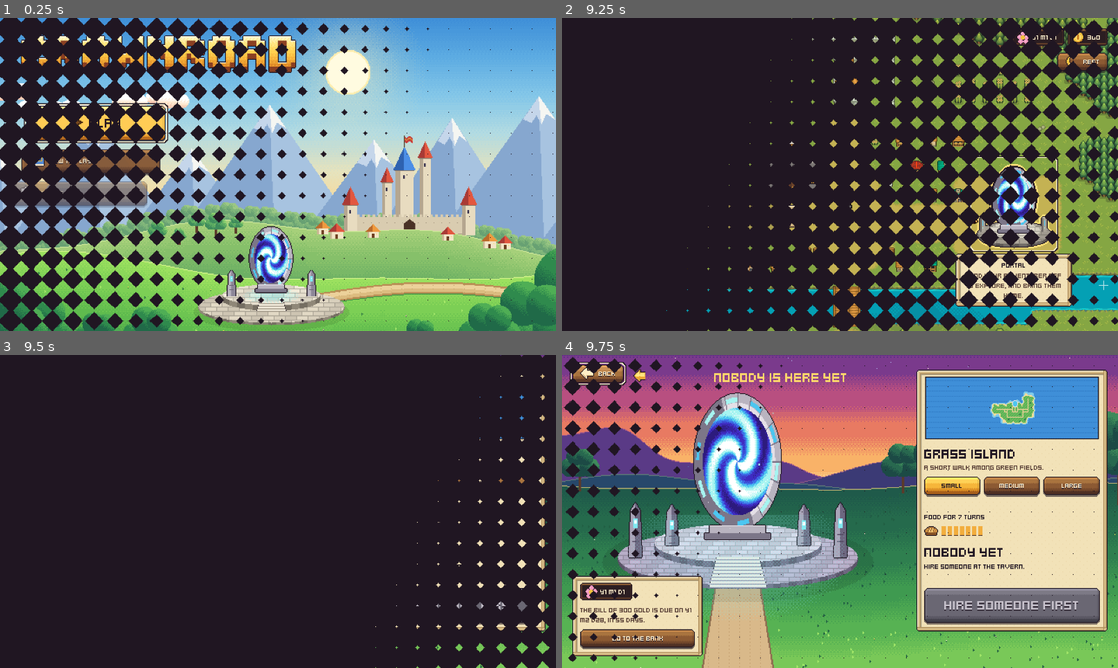
Above: before the commit, frames 1-4 (two rows, left to right).
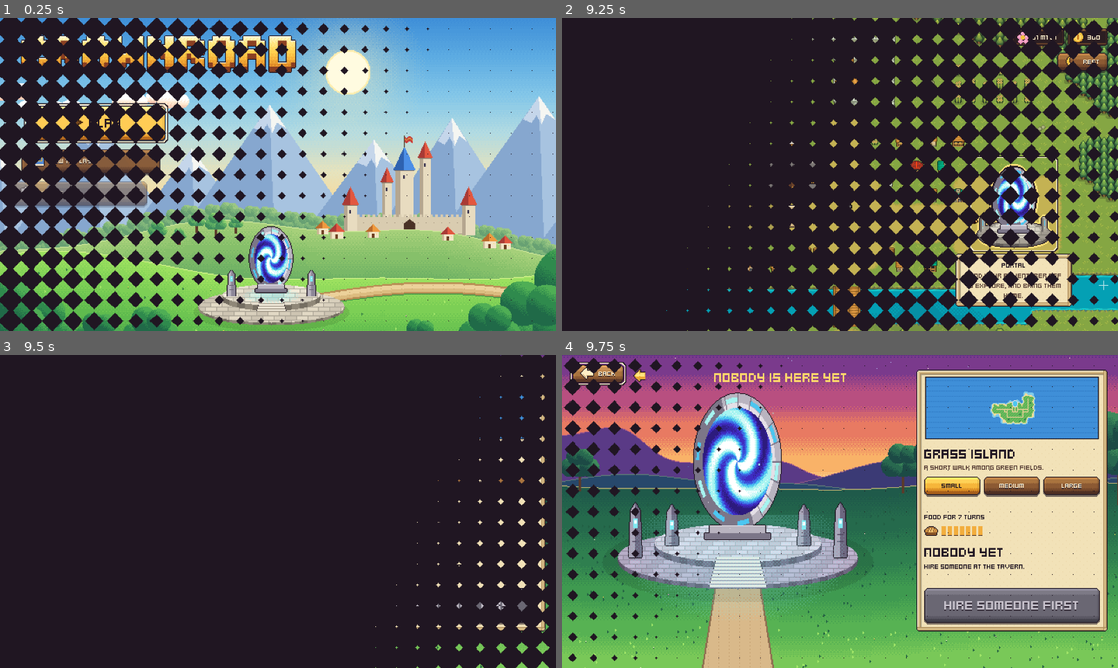
Above: after the commit, the same moments.

Repository: ThanayosSrinu/dokapon-1
Game: Godot game, scene res://ui/menu/MainMenu.tscn
Two runs of this game, one before a commit and one after it. Both use one fixed random seed, a clock stepped at 60 frames per second and the inputs below.
Inputs (mouse positions are in pixels of both pictures, inside the frame that each line leads up to):
- Up to frame 1 (0.25 s): no input
- Up to frame 2 (9.25 s): click "Play" at 0.5 s; tap Enter (ui_accept) at 1.25 s; move the mouse to (962, 158) at 1.27 s; hold Right (ui_right) 1.28-2 s; hold Enter (ui_accept) 1.28-2 s; click (962, 158) at 1.42 s; click "Tavern" at 2 s; drag from (728, 190) to (812, 237) at 2.77 s; click "Bram" at 3.5 s; click "Wren" at 4.25 s; click "Maren" at 5 s; click "Recruit" at 5.75 s; click "Back" at 6.5 s; move the mouse to (895, 105) at 7.27 s; hold Right (ui_right) 7.28-8 s; hold Enter (ui_accept) 7.28-8 s; tap A (camera_left) at 7.35 s; click (895, 105) at 7.42 s; drag from (812, 237) to (673, 127) at 8.02 s; move the mouse to (1006, 221) at 8.77 s; hold Left (ui_left) from 8.78 s (still down); hold Enter (ui_accept) from 8.78 s (still down); tap W (camera_up) at 8.85 s; click (1006, 221) at 8.92 s
- Up to frame 3 (9.5 s): keep holding Left (ui_left); keep holding Enter (ui_accept); tap Escape (ui_cancel) at 9.4 s
- Up to frame 4 (9.75 s): release Left (ui_left) at 9.5 s; release Enter (ui_accept) at 9.5 s; click "Back" at 9.5 s

Frames 1-3 are identical in both runs. In frame 4, 5.8% of the frame differs, in the area x 1-26%, y 70-97%.

Commit message:
Warn at Enter the Portal instead of the bill box
Co-Authored-By: Claude Opus 5.5 <noreply@anthropic.com>

Co-Authored-By: Claude Opus 5.5 <noreply@anthropic.com>

Diff:
--- a/portal/PortalScreen.gd
+++ b/portal/PortalScreen.gd
@@ -10,9 +10,6 @@
 const STAGE := Vector2(1280, 720)
 const CARD_LEFT := 816.0
 const CARD_TOP := 34.0
-## The box about what falls due, bottom left, clear of the road.
-const DUE_SPOT := Vector2(24, 508)
-const DUE_WIDTH := 296.0
 ## What the forecast's colors mean, readable on paper.
 const FIT_COLORS := {TownData.Forecast.SAFE: Color(0.1, 0.4, 0.16), TownData.Forecast.TIGHT: Color(0.56, 0.36, 0.0),
 		TownData.Forecast.LATE: Kit.BLOOD}
@@ -50,17 +47,15 @@
 var heading: Label
 ## The adventurer on the road, if there is one.
 var hero: CharacterFigure
-## Goes to the Bank.
-var bank_button: KitButton
-## The date, on the box about what falls due.
-var date_chip: DateChip
+## Stops the player when the trip may not be home before the next due day.
+var warning: TripWarning
 
 var _stage: Node2D
 # The sizes of trip on offer, in the same order as the card's buttons.
 var _sizes: Array[Stage] = []
 # Everyone on the roster, in the same order as the card's buttons.
 var _people: Array[Adventurer] = []
-var _due_words: Label
+var _dim: ColorRect
 var _leaving := false
 var _shaking := false
 
@@ -76,10 +71,10 @@
 	_build_hero(town)
 	_build_card(town)
 	_build_top_bar(town)
-	_build_due_box(town)
 	_link_focus()
 	arrow = KitArrow.new(null, KitArrow.Side.LEFT)
 	add_child(arrow)
+	_build_warning()
 	_refresh_enter(town)
 	if not Screens.busy and get_tree().current_scene == self:
 		Screens.reveal()
@@ -218,34 +213,25 @@
 	add_child(back)
 
 
-# What falls due next, and the way to the Bank.
-func _build_due_box(town: TownData) -> void:
-	var box := KitPanel.new("", true)
-	box.custom_minimum_size.x = DUE_WIDTH
-	box.position = DUE_SPOT
-	date_chip = DateChip.new()
-	date_chip.size_flags_horizontal = Control.SIZE_SHRINK_BEGIN
-	box.body.add_child(date_chip)
-	date_chip.show_day(town, town.day)
-	var debt := town.next_debt()
-	var left: int = debt["due"] - town.day
-	var when := "today" if left == 0 else "in %s" % TownData.days_words(left)
-	_due_words = Kit.text("The %s of %d gold is due on %s, %s." % [debt["what"], debt["amount"], Calendar.date(debt["due"]), when],
-			DUE_WIDTH - 32.0, &"PaperLabel")
-	box.body.add_child(_due_words)
-	bank_button = KitButton.new()
-	bank_button.kind = KitButton.Kind.SMALL
-	bank_button.text = "Go to the Bank"
-	bank_button.pressed.connect(_go_to_bank)
-	box.body.add_child(bank_button)
-	var layer := Control.new()
-	layer.mouse_filter = Control.MOUSE_FILTER_IGNORE
-	_stage.add_child(layer)
-	layer.add_child(box)
+func _build_warning() -> void:
+	_dim = ColorRect.new()
+	_dim.color = Kit.DIM
+	_dim.set_anchors_and_offsets_preset(Control.PRESET_FULL_RECT)
+	_dim.hide()
+	add_child(_dim)
+	var holder := CenterContainer.new()
+	holder.mouse_filter = Control.MOUSE_FILTER_IGNORE
+	holder.set_anchors_and_offsets_preset(Control.PRESET_FULL_RECT)
+	add_child(holder)
+	warning = TripWarning.new()
+	warning.go_on.connect(_on_go_on)
+	warning.to_bank.connect(_go_to_bank)
+	warning.hide()
+	holder.add_child(warning)
 
 
 ## Up from the button reads the people, the food, then the sizes, and every way out of the
-## card reaches Back. Left and right walk along the rows. Below Back is the Bank.
+## card reaches Back. Left and right walk along the rows. Below Back is Enter.
 func _link_focus() -> void:
 	var enter := card.enter
 	var food := card.food
@@ -276,11 +262,7 @@
 	back.focus_neighbor_top = back.get_path_to(back)
 	back.focus_neighbor_left = back.get_path_to(back)
 	back.focus_neighbor_right = back.get_path_to(enter)
-	back.focus_neighbor_bottom = back.get_path_to(bank_button)
-	bank_button.focus_neighbor_top = bank_button.get_path_to(back)
-	bank_button.focus_neighbor_bottom = bank_button.get_path_to(bank_button)
-	bank_button.focus_neighbor_left = bank_button.get_path_to(bank_button)
-	bank_button.focus_neighbor_right = bank_button.get_path_to(enter)
+	back.focus_neighbor_bottom = back.get_path_to(enter)
 
 
 func _chosen_size_button() -> KitButton:
@@ -314,9 +296,39 @@
 	if town.send_problem() != "" or _leaving:
 		card.enter.deny()
 		return
+	var plan := town.forecast(town.stage, town.going)
+	if plan["fit"] == TownData.Forecast.SAFE:
+		_depart(town)
+	else:
+		_open_warning(town, plan)
+
+
+func _open_warning(town: TownData, plan: Dictionary) -> void:
+	Tips.close()
+	town.show_alert()
+	warning.show_trip(town, town.going, plan)
+	_dim.show()
+	warning.show()
+	warning.play_open()
+	# The careful choice has the focus, so that a second press of Enter can't skip this.
+	warning.bank_button.grab_focus()
+
+
+func _close_warning() -> void:
+	warning.hide()
+	_dim.hide()
+	card.enter.grab_focus()
+
+
+func _on_go_on() -> void:
+	warning.hide()
+	_dim.hide()
+	_depart(TownData.current())
+
+
+func _depart(town: TownData) -> void:
 	_leaving = true
 	town.remember_leaving()
-	bank_button.hide()
 	for button in card.people:
 		button.focus_mode = Control.FOCUS_NONE
 		button.mouse_filter = Control.MOUSE_FILTER_IGNORE
@@ -370,7 +382,9 @@
 
 
 func _leave() -> void:
-	if not _leaving:
+	if warning.visible:
+		_close_warning()
+	elif not _leaving:
 		Screens.go(TOWN)
 
 
--- /dev/null
+++ b/portal/TripWarning.gd
@@ -0,0 +1,79 @@
+class_name TripWarning
+extends KitPanel
+## Stops the player at the Portal when a trip may not be home before the next due day,
+## and says what is owed, when, and when they would be back.
+
+signal go_on
+signal to_bank
+
+const WIDTH := 520.0
+const HEADING := "Home in time?"
+const SOON := "%s can be home about %s if called back early, or %s if all the food is used."
+const TOO_LATE := "%s can't be home before about %s, or %s if all the food is used."
+const LOST := "If it is not paid by then, the town is lost."
+
+var go_button: KitButton
+var bank_button: KitButton
+
+var _owed: Label
+var _home: Label
+
+
+func _init() -> void:
+	super(HEADING, true)
+	custom_minimum_size.x = WIDTH
+	_owed = _line()
+	_home = _line()
+	var lost := _line()
+	lost.text = LOST
+	lost.add_theme_color_override("font_color", Kit.BLOOD)
+	var row := HBoxContainer.new()
+	row.add_theme_constant_override("separation", 8)
+	body.add_child(row)
+	go_button = _button("Go on", row)
+	go_button.pressed.connect(func() -> void: go_on.emit())
+	bank_button = _button("Go to the Bank", row)
+	bank_button.pressed.connect(func() -> void: to_bank.emit())
+	_link(go_button, bank_button)
+	_link(bank_button, go_button)
+
+
+func _line() -> Label:
+	var words := Kit.text("", WIDTH - 32.0, &"PaperLabel")
+	words.horizontal_alignment = HORIZONTAL_ALIGNMENT_CENTER
+	body.add_child(words)
+	return words
+
+
+func _button(words: String, row: HBoxContainer) -> KitButton:
+	var button := KitButton.new()
+	button.text = words
+	button.size_flags_horizontal = Control.SIZE_EXPAND_FILL
+	row.add_child(button)
+	return button
+
+
+# The arrows and Tab stay on the two buttons while this is open.
+func _link(button: KitButton, other: KitButton) -> void:
+	var path := button.get_path_to(other)
+	var stay := button.get_path_to(button)
+	button.focus_neighbor_left = path
+	button.focus_neighbor_right = path
+	button.focus_next = path
+	button.focus_previous = path
+	button.focus_neighbor_top = stay
+	button.focus_neighbor_bottom = stay
+
+
+## Shows what `plan`, from TownData.forecast, means for `person`.
+func show_trip(town: TownData, person: Adventurer, plan: Dictionary) -> void:
+	var debt := town.next_debt()
+	var left: int = debt["due"] - town.day
+	var when := "today" if left == 0 else "in %s" % TownData.days_words(left)
+	_owed.text = "The %s of %d gold is due on %s, %s." % [debt["what"], debt["amount"], Calendar.date(debt["due"]), when]
+	var words := TOO_LATE if plan["fit"] == TownData.Forecast.LATE else SOON
+	_home.text = words % [person.display_name, Calendar.date(plan["home"]), Calendar.date(plan["whole"])]
+
+
+func shown_words() -> String:
+	return "%s %s" % [_owed.text, _home.text]
--- a/tools/portal_shot.gd
+++ b/tools/portal_shot.gd
@@ -34,6 +34,12 @@
 	portal.card.enter.grab_focus()
 	await _settle(0.5)
 	await _save(folder + "/portal_large.png")
+	TownData.current().day = 45
+	portal.card.enter.pressed.emit()
+	await _settle(0.6)
+	await _save(folder + "/portal_warning.png")
+	portal.back.pressed.emit()
+	TownData.current().day = 1
 	portal.card.sizes[0].pressed.emit()
 	portal.card.enter.grab_focus()
 	await _settle(0.2)
--- a/tools/test_bank.gd
+++ b/tools/test_bank.gd
@@ -436,24 +436,48 @@
 	_expect(portal.card.shown_forecast(2) == "Home Y1 M1 D22", "a large trip after 21")
 	_expect(portal.card._forecasts[0].get_theme_color("font_color") == PortalScreen.FIT_COLORS[TownData.Forecast.SAFE],
 			"a safe trip is green")
-	_expect(portal._due_words.text.contains("Y1 M2 D28"), "the due day shows")
-	_expect(portal.bank_button.is_visible_in_tree(), "with a way to the Bank")
 	var middle := portal.get_viewport_rect().size / 2.0
 	var view := Rect2(middle - Vector2(WIDE) / 2.0, Vector2(WIDE))
 	_expect(view.encloses(portal.card.get_global_rect()), "the card still fits")
-	_expect(view.encloses(portal.bank_button.get_global_rect()), "the box fits")
-	_expect(not portal.bank_button.get_global_rect().intersects(portal.card.get_global_rect()), "and stays off the card")
+	portal.card.enter.pressed.emit()
+	await get_tree().process_frame
+	_expect(not portal.warning.visible and portal._leaving, "a trip home in time goes straight in")
+	town.day = 45
+	town.stage = portal._sizes[2]
+	portal = await _open(PORTAL)
+	var plan := town.forecast(town.stage, town.going)
+	_expect(plan["fit"] == TownData.Forecast.TIGHT, "this trip only fits if cut short")
+	portal.card.enter.pressed.emit()
+	await get_tree().process_frame
+	_expect(portal.warning.visible and not portal._leaving, "a risky trip stops to warn")
+	_expect(portal.warning.shown_words().contains(str(town.bill_amount())), "with what is owed")
+	_expect(portal.warning.shown_words().contains("Y1 M2 D28"), "and the due day")
+	_expect(portal.warning.shown_words().contains(Calendar.date(plan["whole"])), "and the day home")
+	_expect(view.encloses(portal.warning.get_global_rect()), "the warning fits")
+	_expect(_focused() == portal.warning.bank_button, "the Bank has the focus, not Go on")
+	await _tap("ui_up")
+	await _tap("ui_down")
+	_expect(_focused() == portal.warning.bank_button, "the keys stay in the warning")
+	await _tap("ui_cancel")
+	_expect(not portal.warning.visible and get_tree().current_scene == portal, "Esc goes back to the card")
+	_expect(_focused() == portal.card.enter, "with the focus on Enter")
+	await _tap("ui_accept")
+	await _tap("ui_left")
+	_expect(_focused() == portal.warning.go_button, "left reaches Go on")
+	await _tap("ui_accept")
+	_expect(not portal.warning.visible and portal._leaving, "Go on goes in anyway")
 	town.day = 54
+	town.stage = portal._sizes[0]
 	portal = await _open(PORTAL)
 	_expect(portal.card._forecasts[0].get_theme_color("font_color") == PortalScreen.FIT_COLORS[TownData.Forecast.LATE],
 			"a trip that can't make it is red")
-	_expect(portal.date_chip.level == TownData.Alert.ALARM, "and the date is red")
-	await _tap("ui_left")
-	await _tap("ui_down")
-	_expect(_focused() == portal.bank_button, "keys reach the Bank button")
-	await _tap("ui_accept")
-	await _until_settled()
-	_expect(get_tree().current_scene is BankScreen, "and it goes to the Bank")
+	portal.card.enter.pressed.emit()
+	await get_tree().process_frame
+	_expect(portal.warning.visible, "and it warns")
+	_expect(town.warned.get(town.next_due(), 0) == TownData.Alert.ALARM, "which counts as warning the player")
+	await _tap("ui_accept")
+	await _until_settled()
+	_expect(get_tree().current_scene is BankScreen, "the warning goes to the Bank")
 
 
 func _test_pick_who_goes() -> void:
--- a/tools/test_portal.gd
+++ b/tools/test_portal.gd
@@ -169,9 +169,7 @@
 	await _tap("ui_left")
 	_expect(_focused() == portal.back, "left of the first size is Back")
 	await _tap("ui_down")
-	_expect(_focused() == portal.bank_button, "down leaves Back for the Bank")
-	await _tap("ui_right")
-	_expect(_focused() == enter, "right leaves the Bank for Enter")
+	_expect(_focused() == enter, "down leaves Back for Enter")
 	await _tap("ui_down")
 	await _tap("ui_right")
 	_expect(_focused() == enter, "the arrows stay on the card")
Not shown, added: portal/TripWarning.gd.uid
